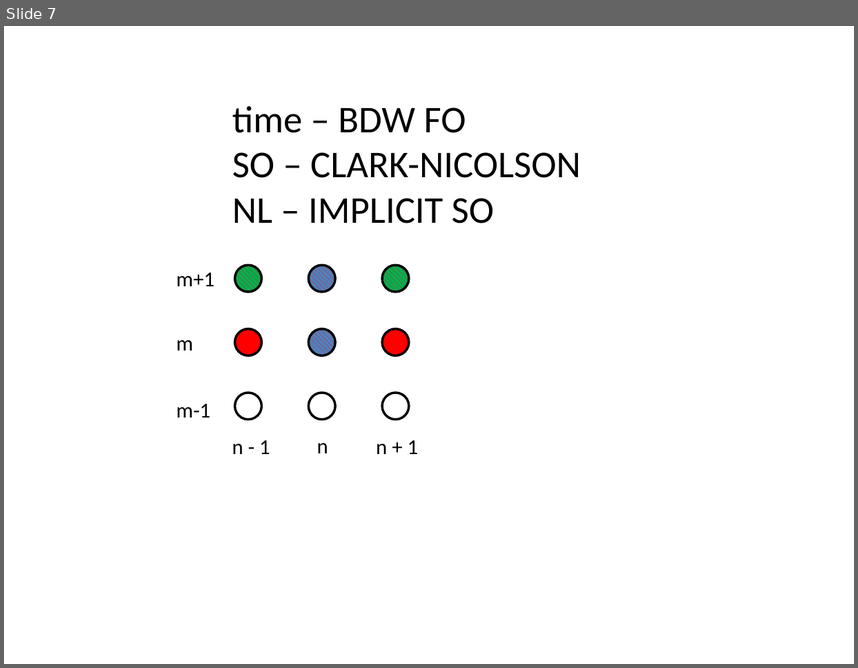
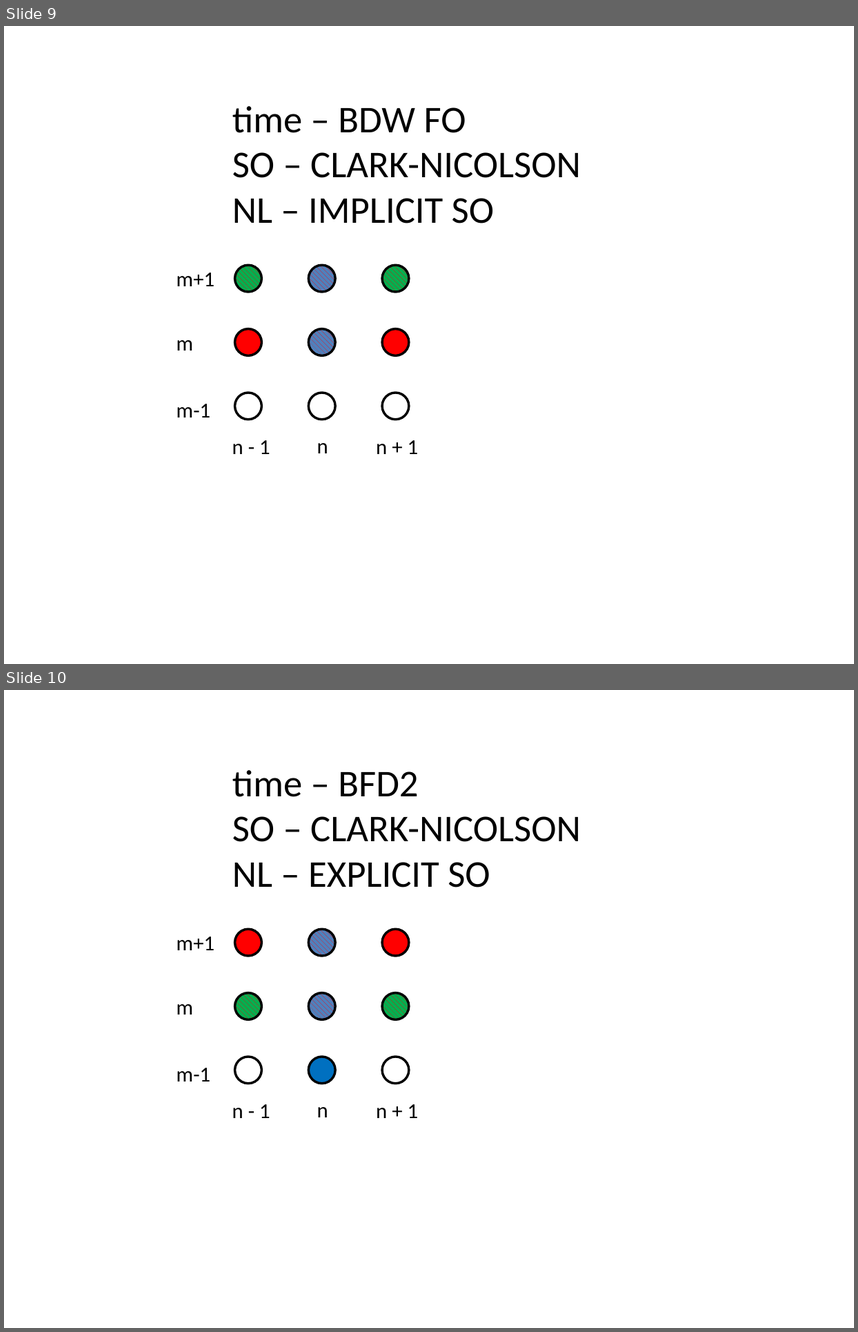
Before and after one commit to Manarom/seminars, a slide deck: applications/InverseHeatTransfer/sem27/finite_difference_scheme.pptx. Shown one above the other, each under a label of ours: slide 7 before the commit, slides 9 and 10 after it. The pictures are 858x668 and 858x1332 pixels, drawn with LibreOffice and Linux fonts; fonts in the diff are those of the drawing. Boxes give left, top, right and bottom in pixels: in the first picture for what was removed or moved away, otherwise in the second. Text is boxed around its words. In the diff, an @@ line names an element or a change of style, - is before the commit and + after.

```diff
--- a/applications/InverseHeatTransfer/sem27/finite_difference_scheme.pptx
+++ b/applications/InverseHeatTransfer/sem27/finite_difference_scheme.pptx
@@ slide 10 added at <box>4,690,854,1328</box>, background #FFFFFF @@
@@ text added at <box>232,770,581,887</box>, 32 pt, text #000000 @@
+time – BFD2
+SO – CLARK-NICOLSON
+NL – EXPLICIT SO
@@ text added at <box>176,936,215,950</box>, 18 pt, text #000000 @@
+m+1
@@ ellipse added at <box>235,929,261,955</box>, fill #FF0000, outline #000000 2 pt @@
@@ ellipse added at <box>308,929,335,955</box>, fill pattern #FF0000 on #4F81BD, outline #000000 2 pt @@
@@ ellipse added at <box>382,929,408,955</box>, fill #FF0000, outline #000000 2 pt @@
@@ ellipse added at <box>235,993,261,1019</box>, fill pattern #FF0000 on #00B050, outline #000000 2 pt @@
@@ ellipse added at <box>308,993,335,1019</box>, fill pattern #FF0000 on #4F81BD, outline #000000 2 pt @@
@@ ellipse added at <box>382,993,408,1019</box>, fill pattern #FF0000 on #00B050, outline #000000 2 pt @@
@@ text added at <box>176,1004,194,1014</box>, 18 pt, text #000000 @@
+m
@@ ellipse added at <box>235,1056,261,1083</box>, outline #000000 2 pt @@
@@ ellipse added at <box>308,1056,335,1083</box>, fill #0070C0, outline #000000 2 pt @@
@@ ellipse added at <box>382,1056,408,1083</box>, outline #000000 2 pt @@
@@ text added at <box>176,1067,211,1081</box>, 18 pt, text #000000 @@
+m-1
@@ text added at <box>232,1104,270,1118</box>, 18 pt, text #000000 @@
+n - 1
@@ text added at <box>317,1107,328,1117</box>, 18 pt, text #000000 @@
+n
@@ text added at <box>376,1104,419,1118</box>, 18 pt, text #000000 @@
+n + 1
@@ what was slide 7 is now slide 9 @@
```
Also in this commit, not shown: 3 other slides added, 7 other files.
